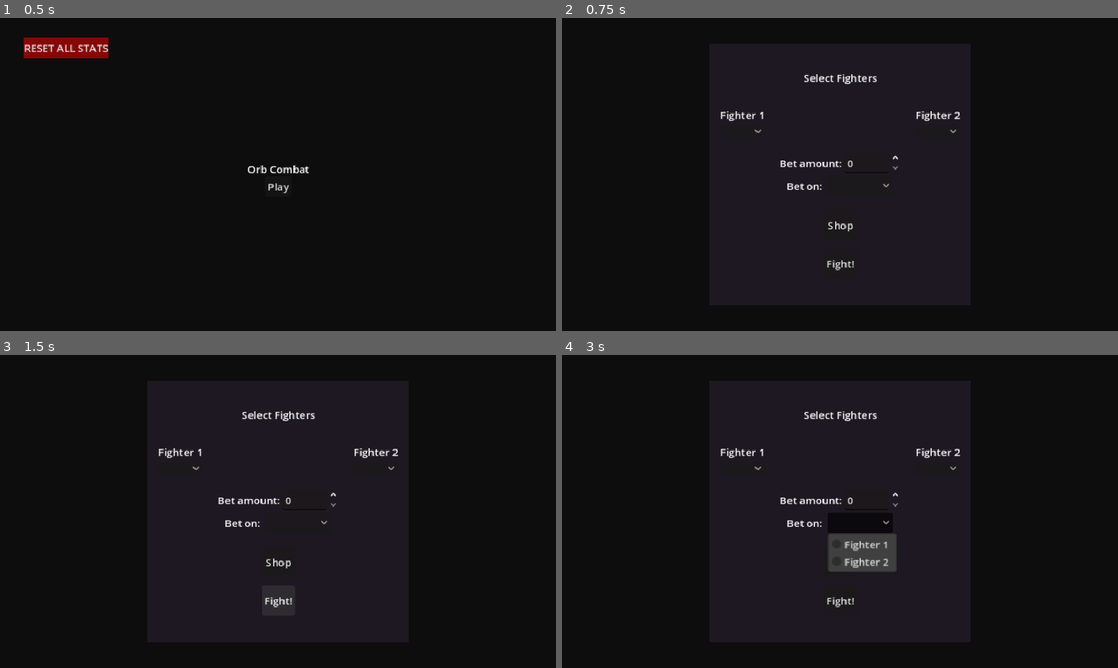
Above: before the commit, frames 1-4 (two rows, left to right).
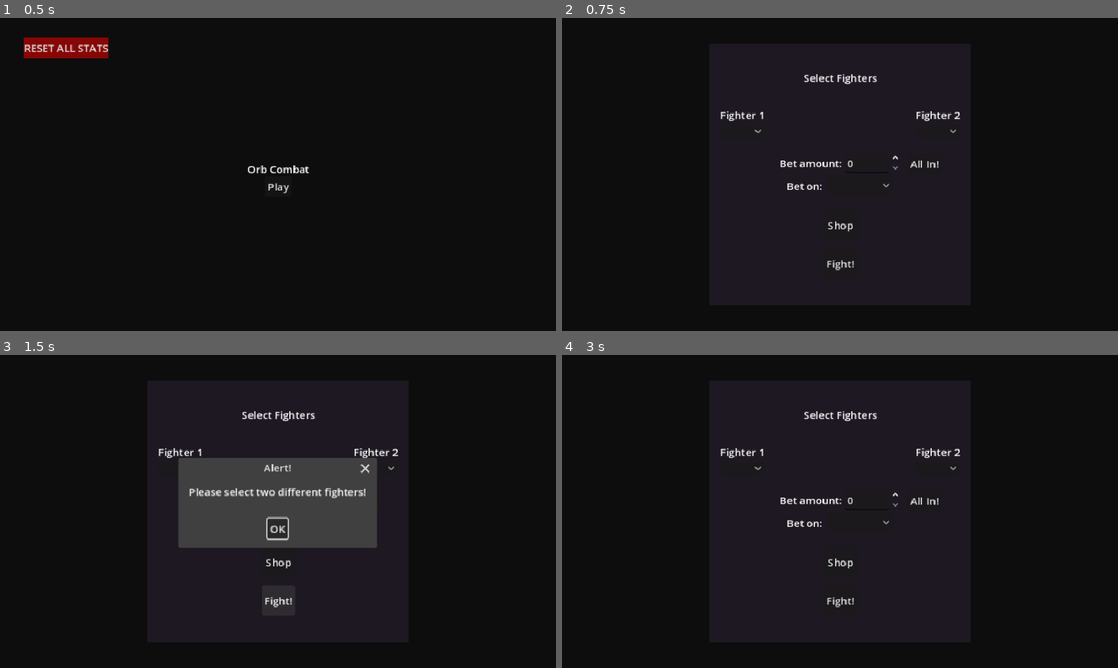
Above: after the commit, the same moments.

Repository: Cascachu/OrbCombat
Game: Godot game, scene res://main_menu.tscn
The game is run twice, just before and just after one commit, with the same random seed, the same clock (stepped at 60 frames per second) and the same inputs.
Inputs (mouse positions are in pixels of both pictures, inside the frame that each line leads up to):
- Up to frame 1 (0.5 s): no input
- Up to frame 2 (0.75 s): click "Play" at 0.5 s
- Up to frame 3 (1.5 s): click "Fight!" at 1.25 s
- Up to frame 4 (3 s): click (923, 502) at 2 s, where only the run after the commit has a clickable "All In!"; click (840, 530) at 2.75 s, where only the run after the commit has a clickable "OK"

Frame 1 is identical in both runs. In frame 2, less than 0.1% of the frame differs, in the area x 62-68%, y 45-48%; in frame 3, 10%, in the area x 32-68%, y 32-62%; in frame 4, 1.5%.
Error before the commit: Invalid access to property or key 'coins' on a base object of type 'Nil'. (res://fighter_select.gd:20)
Error after the commit: Invalid access to property or key 'coins' on a base object of type 'Nil'. (res://fighter_select.gd:21)

Commit message:
feat: all in
- added an all in button to the fighter select screen that sets the bet amount to the amoung of the player's coins
- added a popup when both selected fighters are of the same type

Diff:
--- a/fighter_select.gd
+++ b/fighter_select.gd
@@ -14,6 +14,7 @@
 @onready var fighter_two_select = $"Fighters/Fighter 2/OptionButton"
 @onready var bet_on_select = $Betting/BetOn/OptionButton
 @onready var bet_spinbox = $Betting/BetAmount/SpinBox
+@onready var same_fighter_popup = $SameFighterPopup
 
 
 func _ready():
@@ -26,6 +27,10 @@
 	bet_spinbox.max_value = PlayerStats.coins
 
 func _on_fight_pressed():
+	if fighter_one_select.selected == fighter_two_select.selected:
+		same_fighter_popup.popup_centered()
+		return
+
 	GameState.fighter_one = FIGHTERS[fighter_one_select.get_item_text(fighter_one_select.selected)]
 	GameState.fighter_two = FIGHTERS[fighter_two_select.get_item_text(fighter_two_select.selected)]
 	GameState.bet_amount = int(bet_spinbox.value)
@@ -34,3 +39,8 @@
 
 func _on_shop_pressed() -> void:
 	get_tree().change_scene_to_file("res://shop.tscn")
+
+
+func _on_all_in_pressed() -> void:
+	bet_spinbox.value = PlayerStats.coins
+	GameState.bet_amount = int(bet_spinbox.value)
--- a/fighter_select.tscn
+++ b/fighter_select.tscn
@@ -198,6 +198,20 @@
 [node name="Coins" type="Label" parent="Fighter Select/StatsBar/HBoxContainer" unique_id=316161582]
 layout_mode = 2
 
+[node name="SameFighterPopup" type="AcceptDialog" parent="Fighter Select" unique_id=837366148]
+oversampling_override = 1.0
+position = Vector2i(0, 36)
+ok_button_text = "OK"
+dialog_text = "Please select two different fighters!"
+
+[node name="AllIn" type="Button" parent="Fighter Select" unique_id=674874321]
+layout_mode = 0
+offset_left = 304.0
+offset_top = 168.0
+offset_right = 356.0
+offset_bottom = 199.0
+text = "All In!"
+
 [node name="Background" type="CanvasLayer" parent="." unique_id=115762777]
 layer = -2
 
@@ -213,3 +227,4 @@
 
 [connection signal="pressed" from="Fighter Select/Fight!" to="Fighter Select" method="_on_fight_pressed"]
 [connection signal="pressed" from="Fighter Select/Shop" to="Fighter Select" method="_on_shop_pressed"]
+[connection signal="pressed" from="Fighter Select/AllIn" to="Fighter Select" method="_on_all_in_pressed"]
